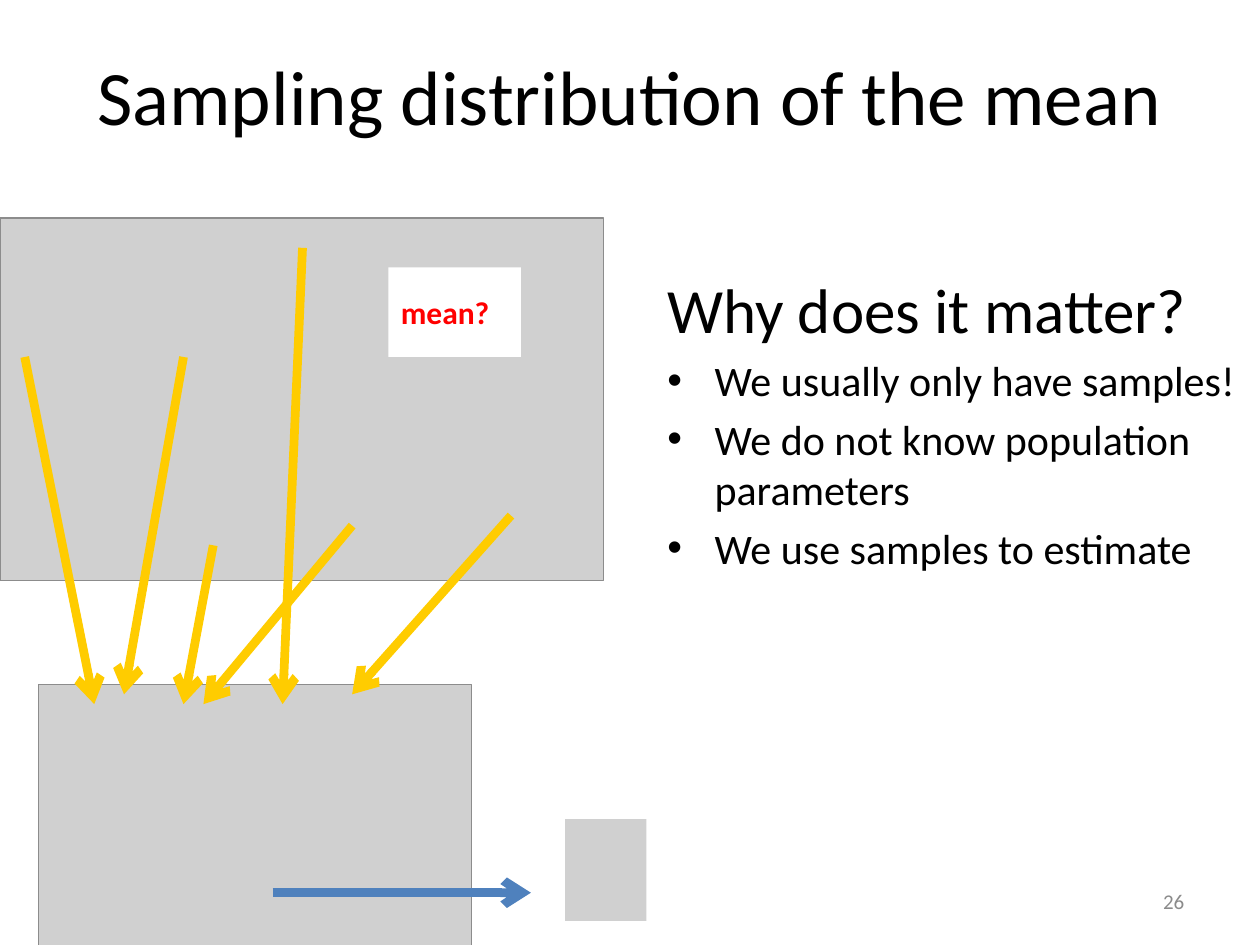
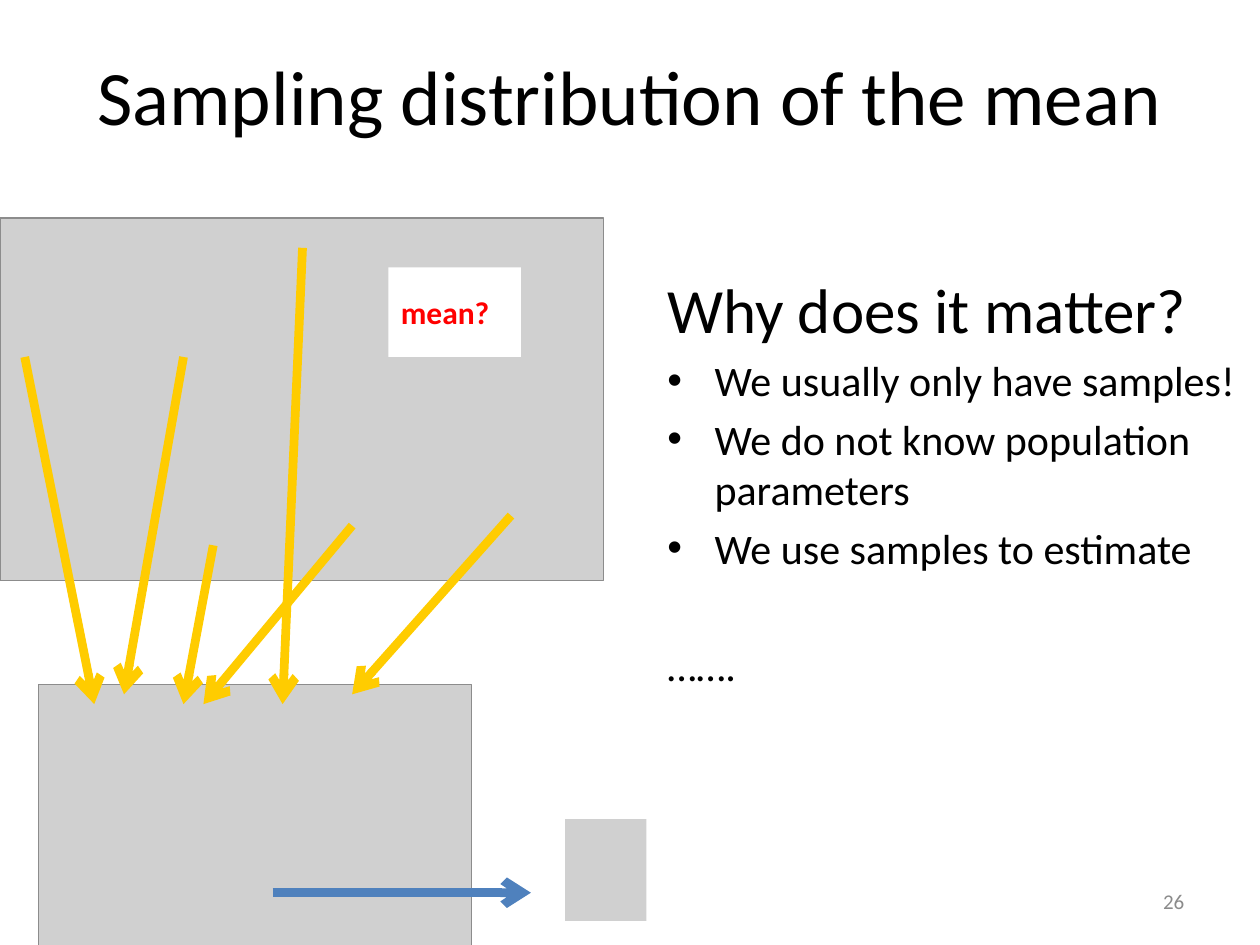
Before and after one commit to 3mmaRand/BIO00017C-Data-Analysis-in-R-2020, a slide deck: slide 26 of slides/03-normal-distributions-probabilities-ci.pptx. Drawn at 1260x945 pixels with LibreOffice and Linux fonts; fonts in the diff are those of the drawing; grey boxes stand for pictures. Boxes give left, top, right and bottom in pixels: in the first picture for what was removed or moved away, otherwise in the second. Text is boxed around its words. In the diff, an @@ line names an element or a change of style, - is before the commit and + after.

```diff
--- a/slides/03-normal-distributions-probabilities-ci.pptx
+++ b/slides/03-normal-distributions-probabilities-ci.pptx
@@ text at (667,289,1235,571): paragraph added @@
+…….
```
Also in this commit, not shown: 1 slide added, 4 other files.
